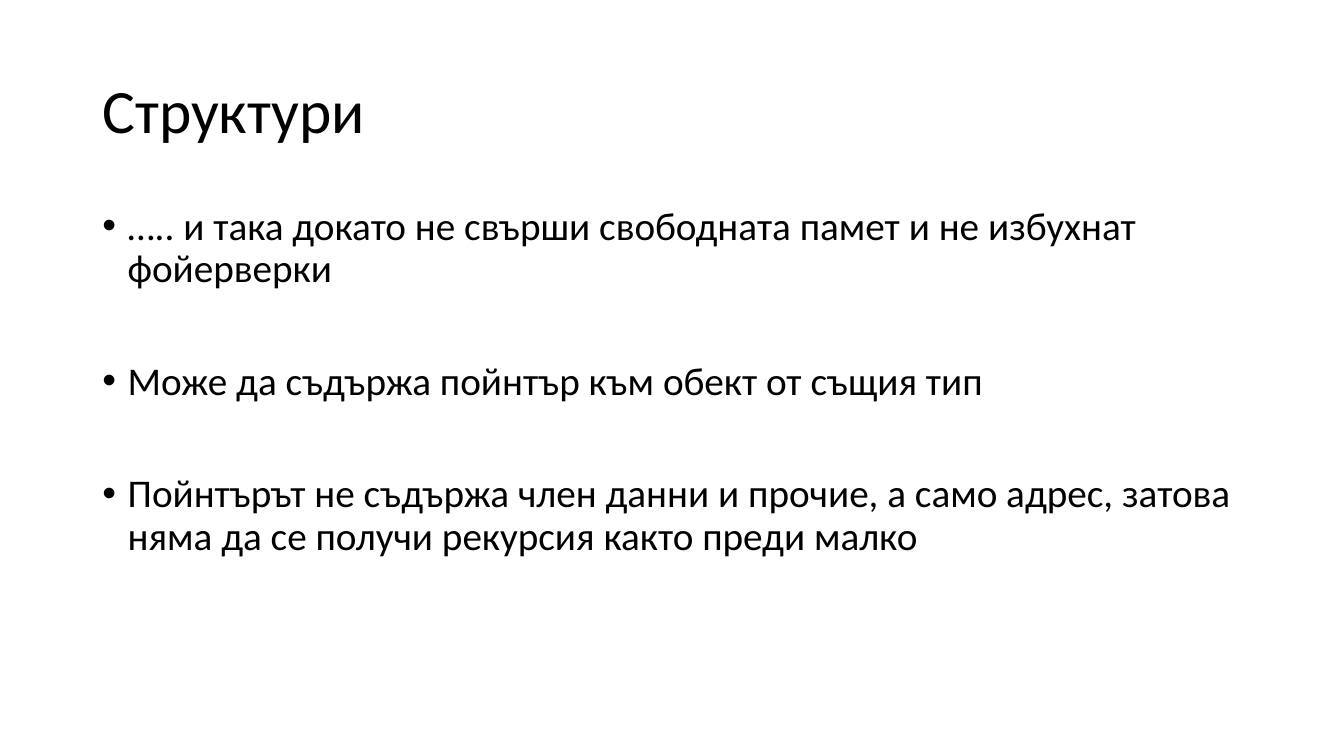
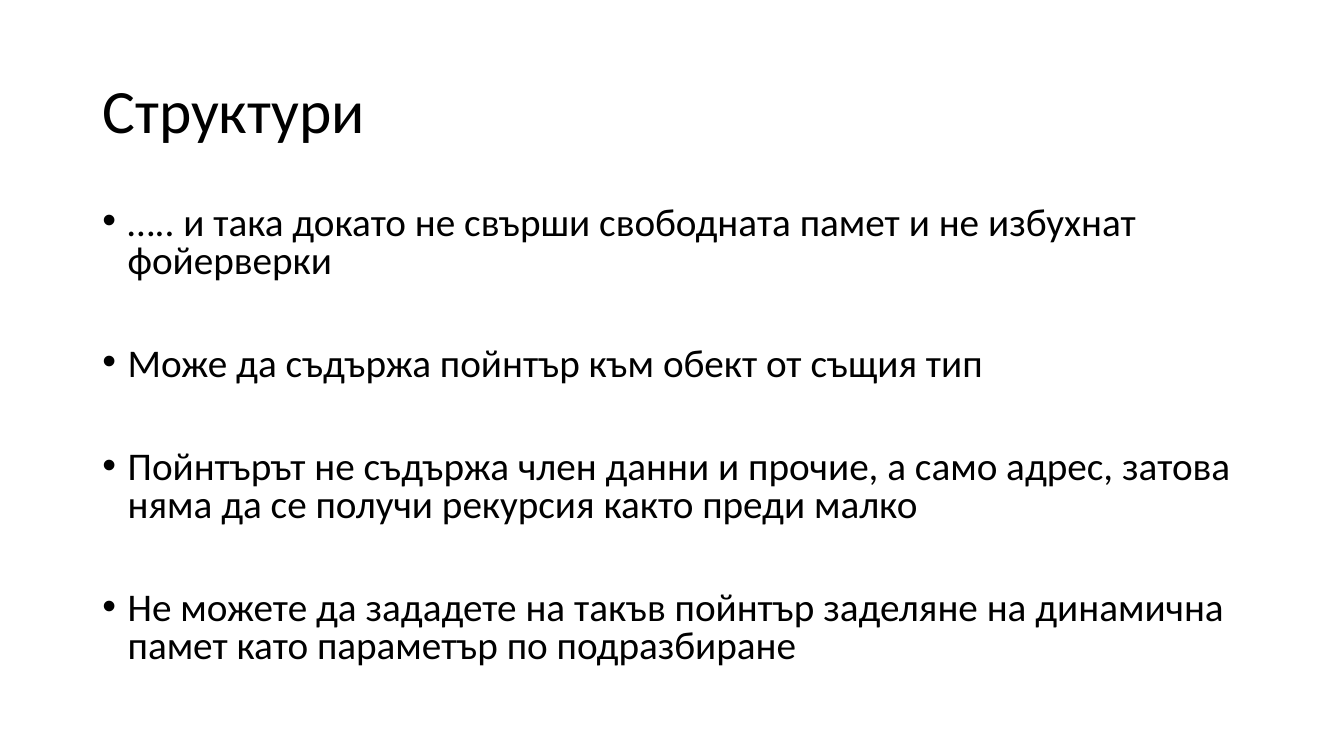
Before and after one commit to Mapmo/Uni-CPP, a slide deck: slide 104 of Introducing To Programming Materials/Consultation 3/Consultation3.pptx (slide 103 before the commit). Drawn at 1344x756 pixels with LibreOffice and Linux fonts; fonts in the diff are those of the drawing. Boxes give left, top, right and bottom in pixels: in the first picture for what was removed or moved away, otherwise in the second. Text is boxed around its words. In the diff, an @@ line names an element or a change of style, - is before the commit and + after.

```diff
--- a/Introducing To Programming Materials/Consultation 3/Consultation3.pptx
+++ b/Introducing To Programming Materials/Consultation 3/Consultation3.pptx
@@ text at <box>128,209,1230,525</box>: line spacing 0.9 to 0.8 @@
@@ text at <box>128,594,1223,666</box>: paragraph added @@
+• Не можете да зададете на такъв пойнтър заделяне на динамична памет като параметър по подразбиране
```
Also in this commit, not shown: 8 other slides changed, 2 slides added.
